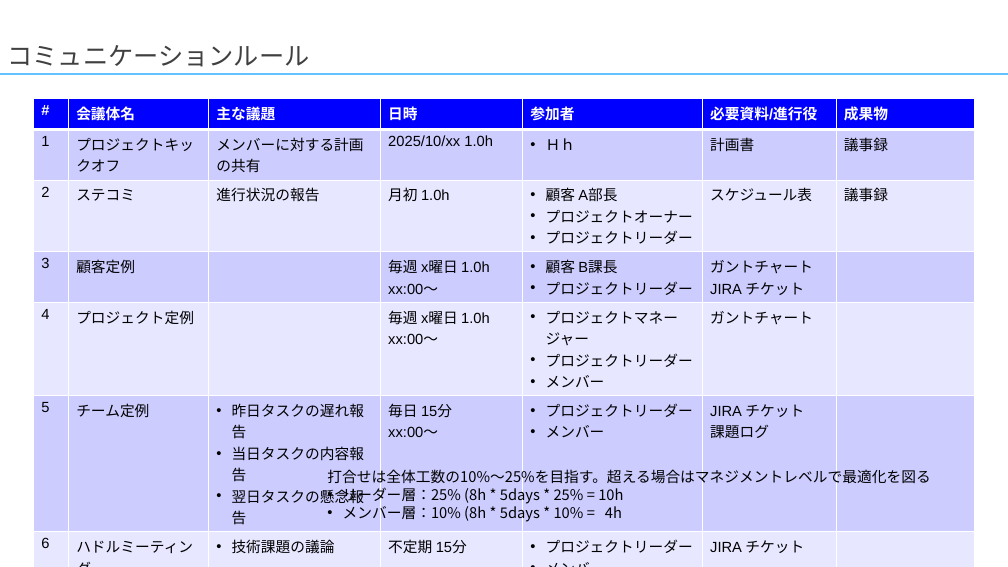
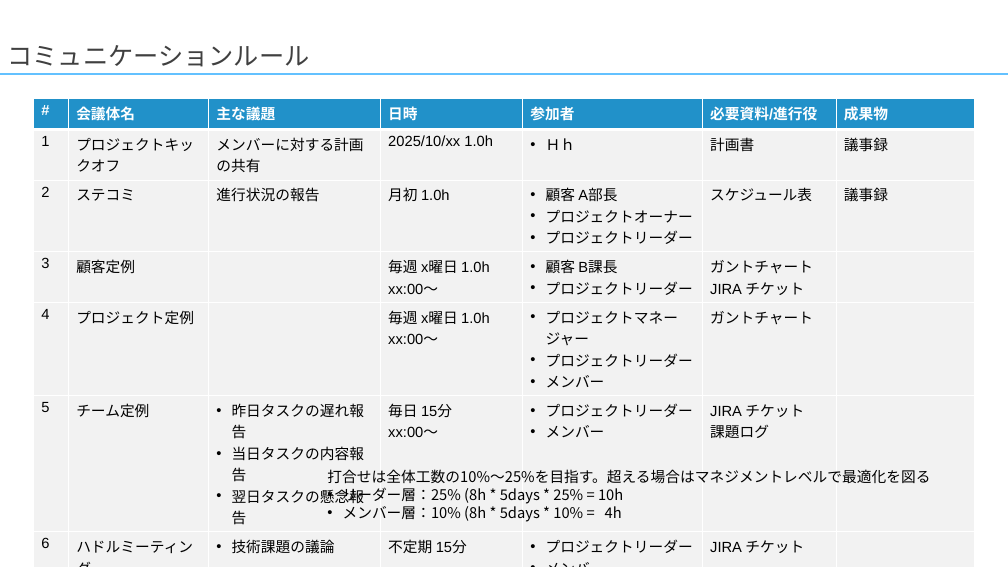
Before and after one commit to yuzucha16/dotfiles, a slide deck: slide 9 of office/Blank.potx. Drawn at 1008x567 pixels with LibreOffice and Linux fonts; fonts in the diff are those of the drawing. Boxes give left, top, right and bottom in pixels: in the first picture for what was removed or moved away, otherwise in the second. Text is boxed around its words. In the diff, an @@ line names an element or a change of style, - is before the commit and + after.

```diff
--- a/office/Blank.potx
+++ b/office/Blank.potx
@@ table at [34, 99, 974, 557] @@
@@ fill #0000FF to #2191C9 in row 1 @@
@@ fill #CCCCFF to #F2F2F2 in 28 cells @@
@@ fill #E7E7FF to #F2F2F2 in 21 cells @@
@@ page number removed at [961, 528, 967, 543] @@
-9
```
Also in this commit, not shown: 1 other slide changed, 5 slides added.
